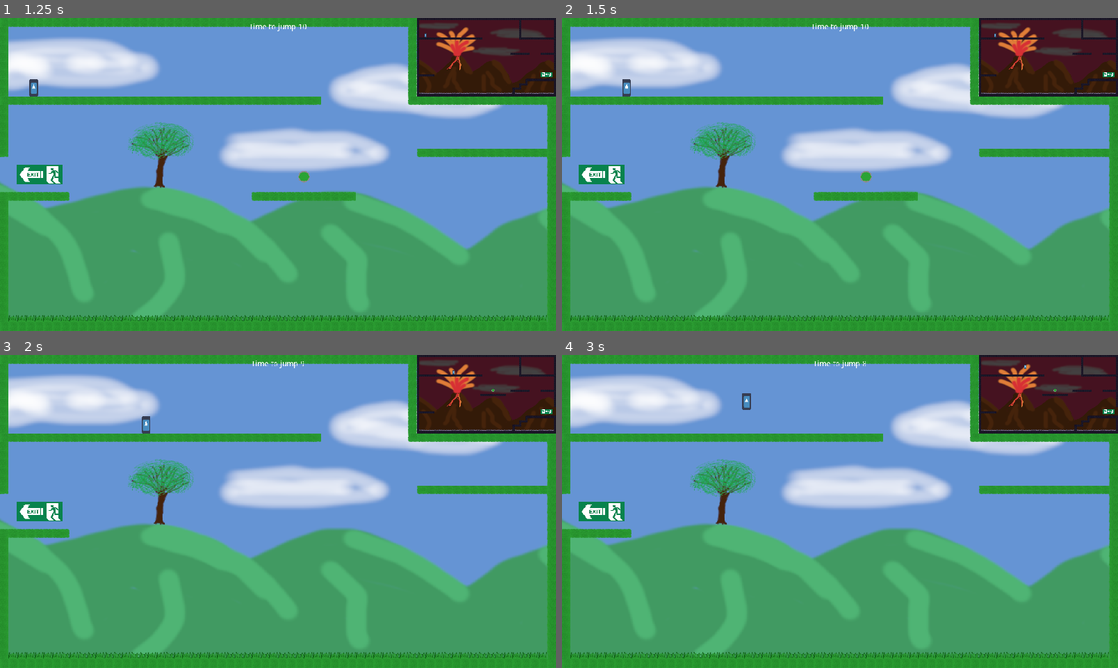
Above: before the commit, frames 1-4 (two rows, left to right).
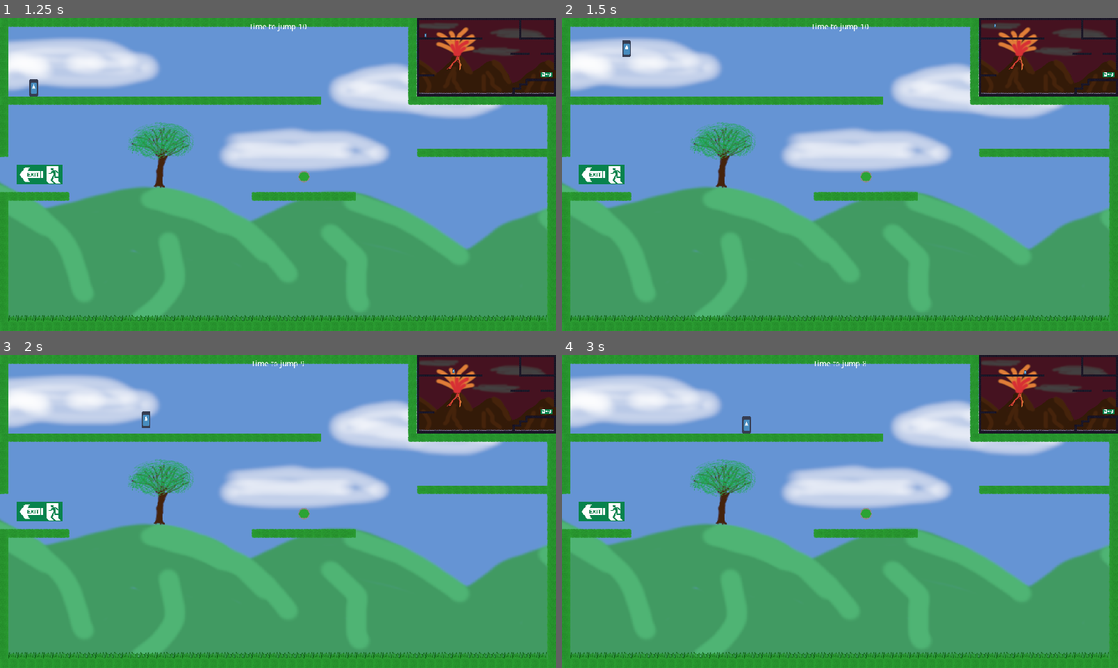
Above: after the commit, the same moments.

Repository: DanCorder/LudumDare51
Game: Godot game, scene res://Menu.tscn
The game is run twice, just before and just after one commit, with the same random seed, the same clock (stepped at 60 frames per second) and the same inputs. The engine's default icon, where the game draws it, is replaced by a stand-in: a white triangle on a blue panel in a dark square. Sound files missing from this copy of the repository are replaced by a short silence.
Inputs:
- Up to frame 1 (1.25 s): click "Start" at 0.5 s
- Up to frame 2 (1.5 s): tap Enter at 1.25 s; hold D (move_right) from 1.28 s (still down); hold W (jump, bound only after the commit) from 1.28 s (still down)
- Up to frame 3 (2 s): keep holding D (move_right); keep holding W (jump, bound only after the commit); tap Space (jump, bound only before the commit) at 1.55 s
- Up to frame 4 (3 s): release D (move_right) at 2.03 s; release W (jump, bound only after the commit) at 2.03 s; hold S (move_down) 2.03-2.78 s; tap Space (jump, bound only before the commit) at 2.1, 2.75 s; tap W (jump, bound only after the commit) at 2.27, 2.3, 2.57 s; hold D (move_right) from 2.78 s (still down); hold W (jump, bound only after the commit) from 2.78 s (still down)

Frame 1 is identical in both runs. In frame 2, 0.2% of the frame differs, in the area x 10-79%, y 1-26%; in frame 3, 0.7%; in frame 4, 0.8%, in the area x 32-91%, y 3-59%.

Commit message:
Change switch to trigger only when player is near

Diff:
--- a/Switch.gd
+++ b/Switch.gd
@@ -14,7 +14,7 @@
 var switch_teleportation_vector : Vector2;
 
 var SWITCH_OFF_TEXTURE = preload("res://switch_off.png");
-
+var PLAYER_IS_NEAR_SWITCH = false;
 
 func _ready():
 	tilemap = get_sibling_node("collideableTiles").get_node("TileMap");
@@ -22,8 +22,8 @@
 	switch_teleportation_vector = cell_height_pixels * teleportation_vector;
 
 func _process(_delta):
-	var jump_pressed = Input.is_action_just_pressed("jump")
-	if (jump_pressed && is_allowed_to_teleport()):
+	var select_key_pressed = Input.is_action_just_pressed("ui_select")
+	if (select_key_pressed && is_allowed_to_teleport() && PLAYER_IS_NEAR_SWITCH):
 		teleport_platform();
 		if (also_teleport_switch):
 			teleport_switch();
@@ -86,3 +86,14 @@
 
 func add_cell(cell, tile_index, offset_vector = Vector2(0,0)):
 	tilemap.set_cell(cell.x + offset_vector.x, cell.y + offset_vector.y, tile_index);
+
+func _on_Switch_area_entered(area):
+	if areaIsPlayer(area):
+		PLAYER_IS_NEAR_SWITCH = true;
+
+func _on_Switch_area_exited(area):
+	if areaIsPlayer(area):
+		PLAYER_IS_NEAR_SWITCH = false;
+
+func areaIsPlayer(area):
+	return area == get_parent().get_node("playerCharacter").get_node("Area2D");
--- a/Switch.tscn
+++ b/Switch.tscn
@@ -9,10 +9,7 @@
 [node name="Switch" type="Area2D"]
 position = Vector2( 711, 274 )
 script = ExtResource( 1 )
-platform_coords = [ Vector2( 10, 5 ), Vector2( 11, 5 ), Vector2( 12, 5 ) ]
-origin_tilemap_name = "Happy"
 origin_tiles_index = 2
-destination_tilemap_name = "Sad"
 teleportation_vector = Vector2( 0, 11 )
 cell_height_pixels = 64
 also_teleport_switch = true
@@ -25,3 +22,6 @@
 position = Vector2( 28, 17 )
 scale = Vector2( 0.0644188, 0.0636029 )
 texture = ExtResource( 2 )
+
+[connection signal="area_entered" from="." to="." method="_on_Switch_area_entered"]
+[connection signal="area_exited" from="." to="." method="_on_Switch_area_exited"]
--- a/project.godot
+++ b/project.godot
@@ -40,7 +40,7 @@
 }
 jump={
 "deadzone": 0.5,
-"events": [ Object(InputEventKey,"resource_local_to_scene":false,"resource_name":"","device":0,"alt":false,"shift":false,"control":false,"meta":false,"command":false,"pressed":false,"scancode":0,"physical_scancode":32,"unicode":0,"echo":false,"script":null)
+"events": [ Object(InputEventKey,"resource_local_to_scene":false,"resource_name":"","device":0,"alt":false,"shift":false,"control":false,"meta":false,"command":false,"pressed":false,"scancode":0,"physical_scancode":87,"unicode":0,"echo":false,"script":null)
  ]
 }
 move_down={
